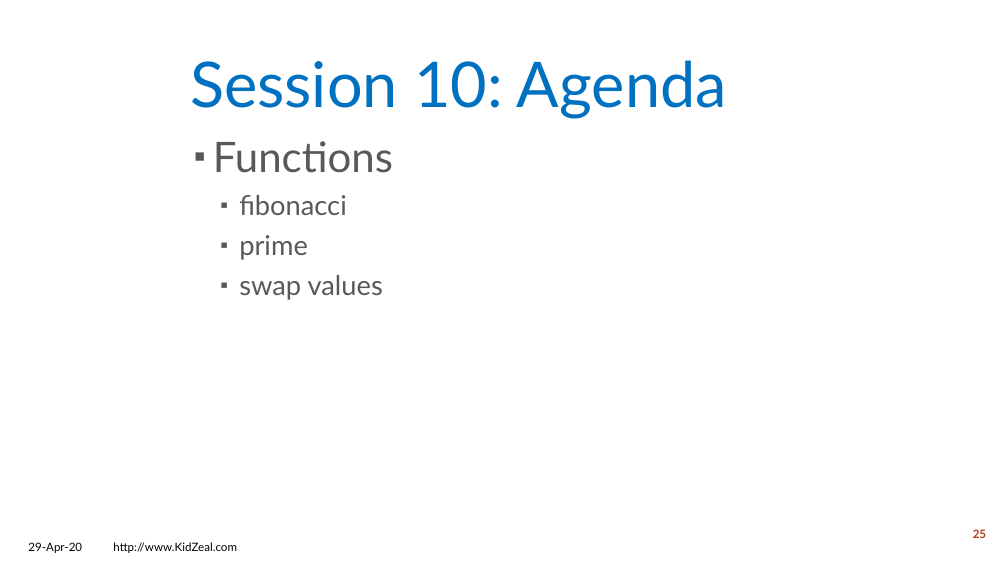
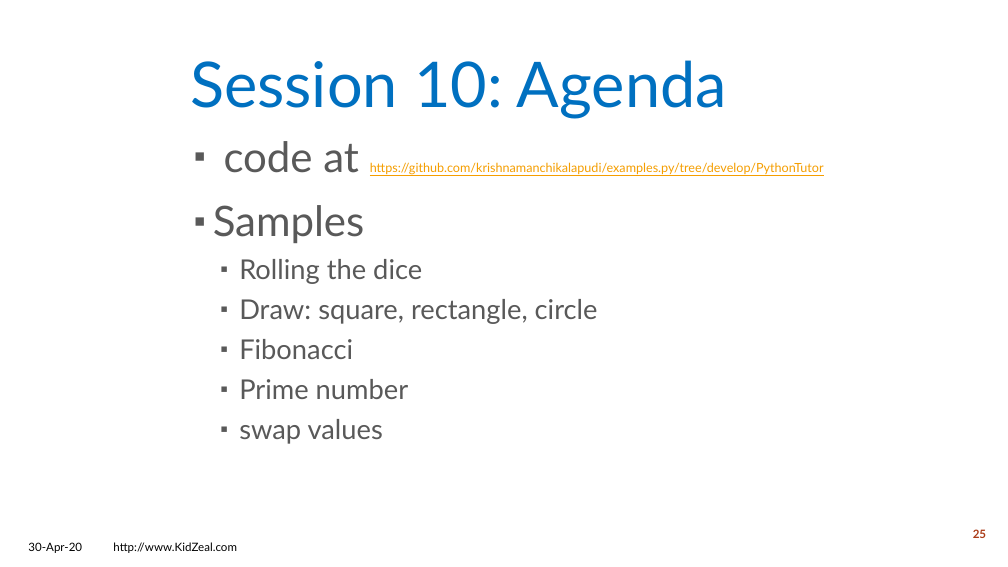
Before and after one commit to krishnamanchikalapudi/examples.py, a slide deck: slide 25 of PythonTutor/Training-basic.pptx. Drawn at 1008x567 pixels with LibreOffice and Linux fonts; fonts in the diff are those of the drawing; background and template pictures are left out. Boxes give left, top, right and bottom in pixels: in the first picture for what was removed or moved away, otherwise in the second. Text is boxed around its words. In the diff, an @@ line names an element or a change of style, - is before the commit and + after.

```diff
--- a/PythonTutor/Training-basic.pptx
+++ b/PythonTutor/Training-basic.pptx
@@ text at (213,141,824,399): text changed; size 26 to 12 pt; text colour #595959 to #F59E00 @@
-▪ Functions
-  ▪ fibonacci
-  ▪ prime
+▪ code at https://github.com/krishnamanchikalapudi/examples.py/tree/develop/PythonTutor
+▪ Samples
+  ▪ Rolling the dice
+  ▪ Draw: square, rectangle, circle
+  ▪ Fibonacci
+  ▪ Prime number
@@ text at (28,542,82,553): text changed @@
-29-Apr-20
+30-Apr-20
```
Also in this commit, not shown: 24 other slides changed, 11 other files.
